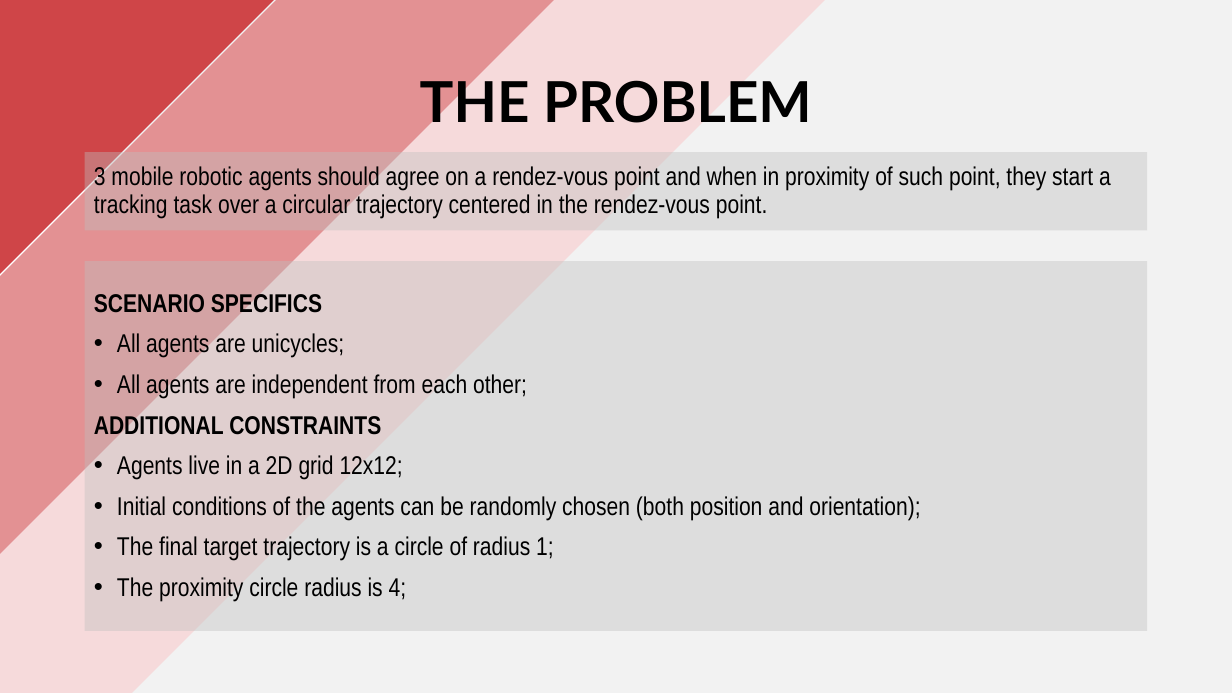
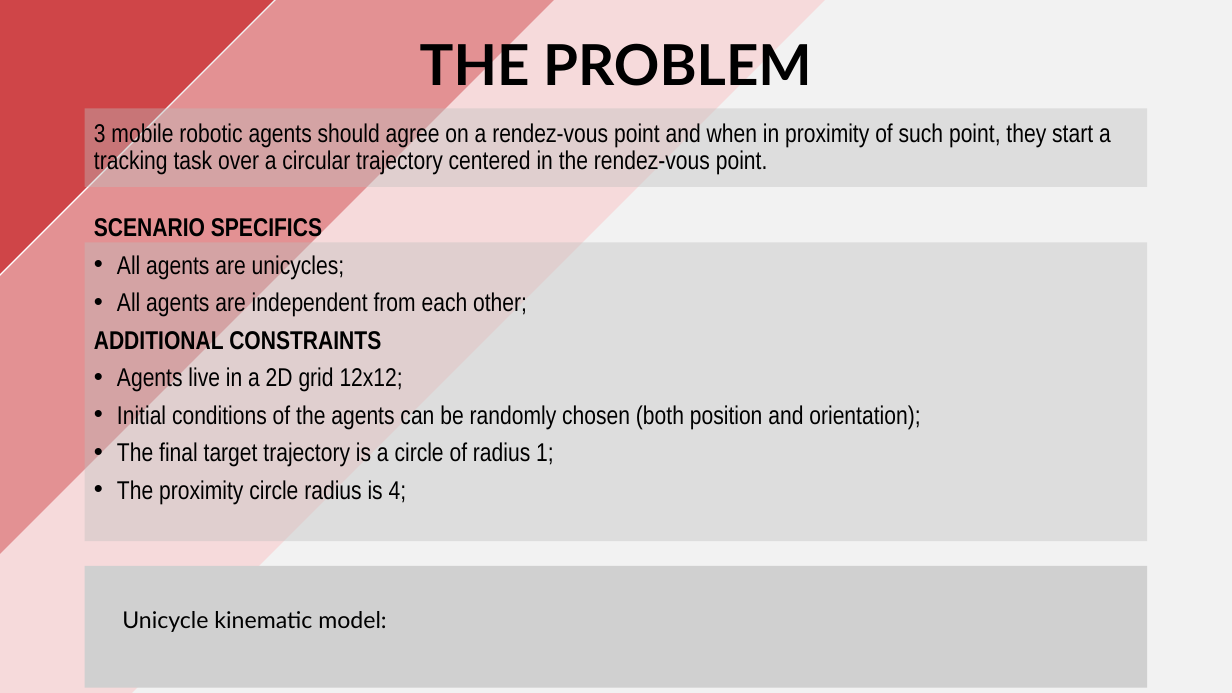
Before and after one commit to PippoGot/R-C2, a slide deck: slide 2 of documentation/presentation.pptx. Drawn at 1232x693 pixels with LibreOffice and Linux fonts; fonts in the diff are those of the drawing; grey boxes stand for pictures. Boxes give left, top, right and bottom in pixels: in the first picture for what was removed or moved away, otherwise in the second. Text is boxed around its words. In the diff, an @@ line names an element or a change of style, - is before the commit and + after.

Commit message:
added unicycle model

```diff
--- a/documentation/presentation.pptx
+++ b/documentation/presentation.pptx
@@ title "THE PROBLEM": place and size @@
-title "THE PROBLEM" at bbox=[420, 72, 812, 132]
+title "THE PROBLEM" at bbox=[420, 36, 812, 96]
@@ text "3 mobile robotic agents should ...": place and size @@
-text "3 mobile robotic agents should ..." at bbox=[85, 152, 1148, 231]
+text "3 mobile robotic agents should ..." at bbox=[85, 108, 1148, 187]
@@ rectangle "SCENARIO SPECIFICS": place and size @@
-rectangle "SCENARIO SPECIFICS" at bbox=[85, 262, 1148, 631]
+rectangle "SCENARIO SPECIFICS" at bbox=[85, 242, 1148, 541]
@@ rectangle "SCENARIO SPECIFICS" at bbox=[85, 242, 1148, 541]: line spacing 0.9 to 0.8 @@
@@ picture added at bbox=[85, 566, 1148, 688] @@
@@ text added at bbox=[122, 611, 386, 632], 18 pt, text #000000 @@
+Unicycle kinematic model:
```
